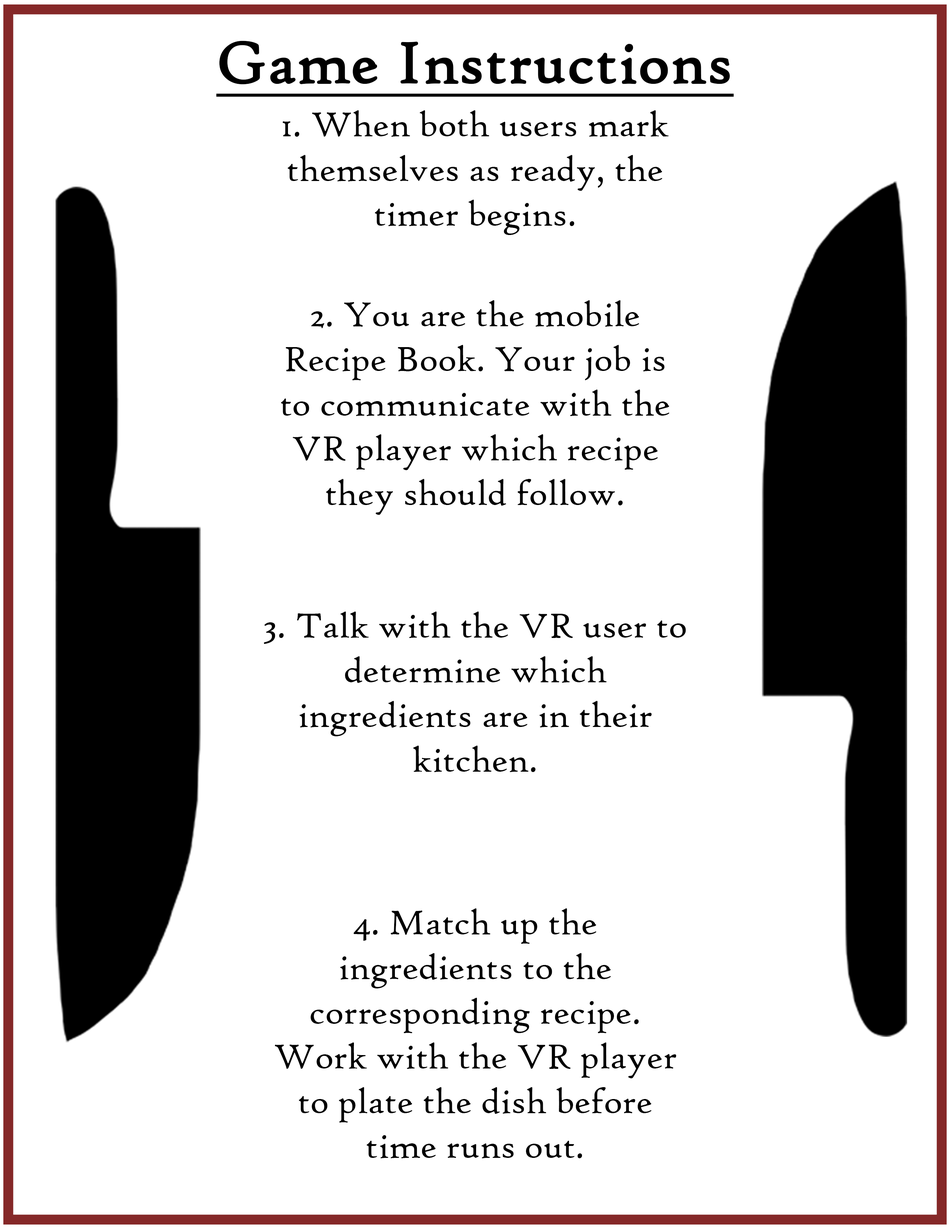
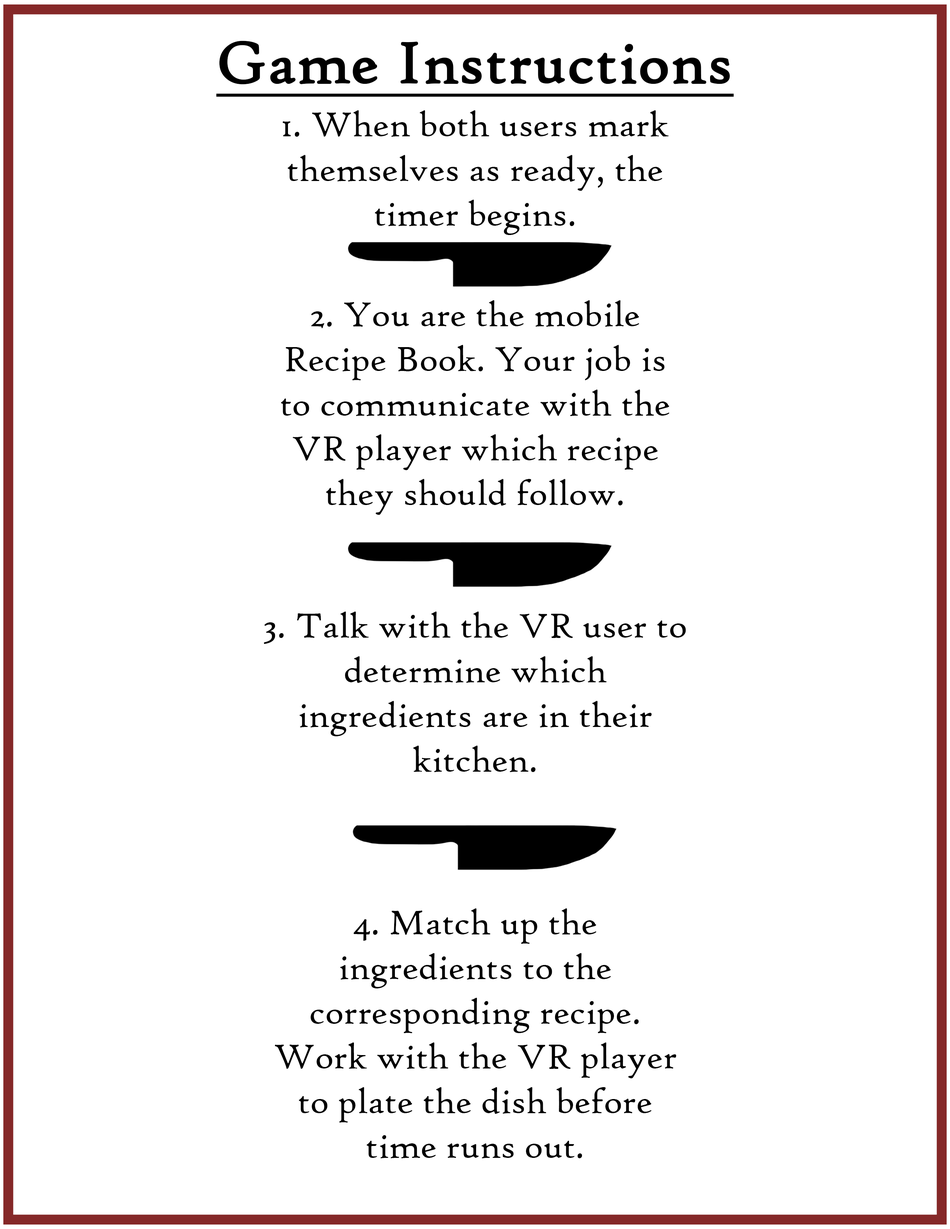
Before/after of a 950x1229 layered artwork. What changed in the layer stack:
added layer "knife_vector copy 2" above "knife_vector copy" over [352, 825, 617, 871]
painted on "knife_vector copy" over [55, 186, 612, 1043]
painted on "knife_vector" over [347, 181, 908, 1038]
